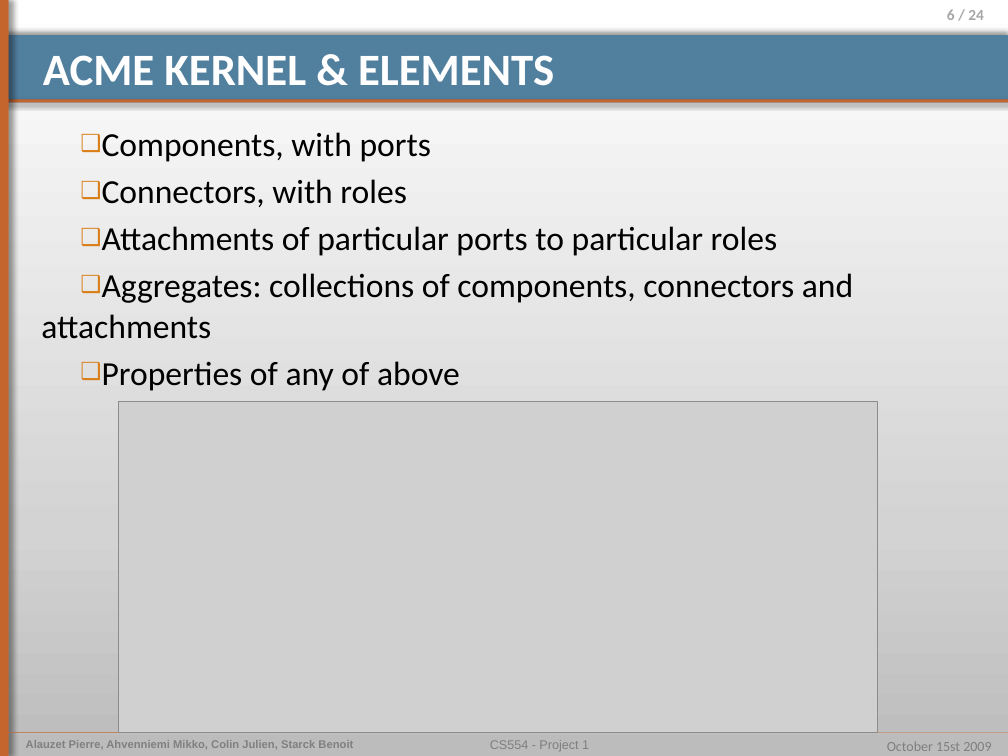
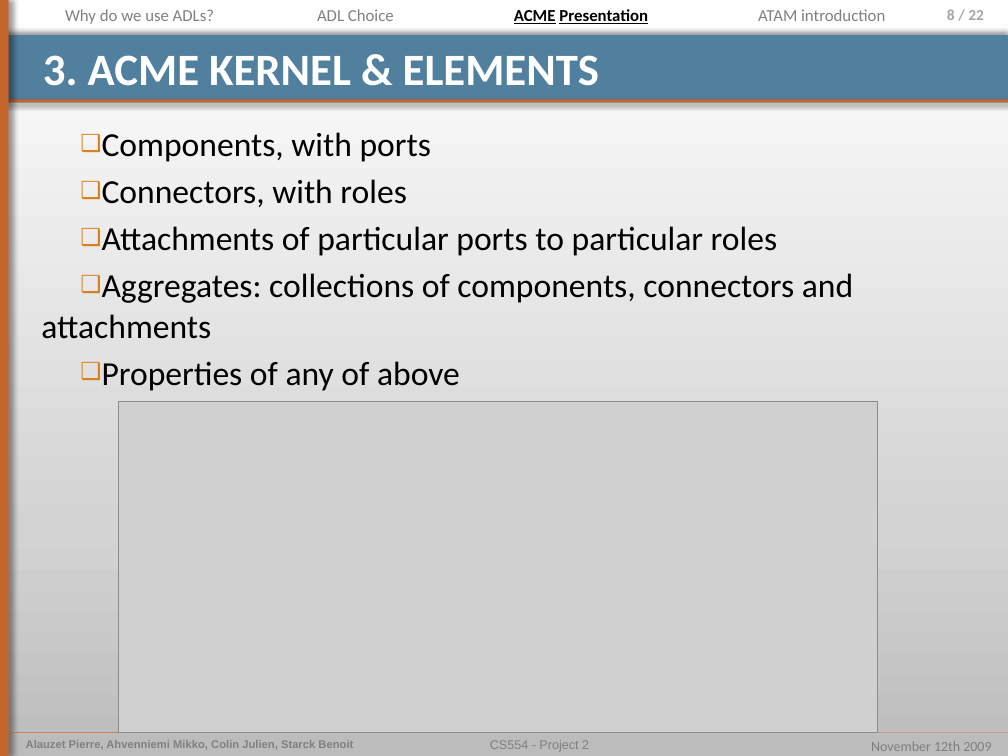
Before and after one commit to pierrealauzet/euroteam, a slide deck: slide 8 of Project 2/Part1/CS554_EuroTeam_Project2_OP4.pptx (slide 6 before the commit). Drawn at 1008x756 pixels with LibreOffice and Linux fonts; fonts in the diff are those of the drawing; grey boxes stand for pictures. Boxes give left, top, right and bottom in pixels: in the first picture for what was removed or moved away, otherwise in the second. Text is boxed around its words. In the diff, an @@ line names an element or a change of style, - is before the commit and + after.

```diff
--- a/Project 2/Part1/CS554_EuroTeam_Project2_OP4.pptx
+++ b/Project 2/Part1/CS554_EuroTeam_Project2_OP4.pptx
@@ text added at (x1=65, y1=9, x2=214, y2=24), 12 pt, text #808080 @@
+Why do we use ADLs?
@@ text added at (x1=317, y1=9, x2=394, y2=21), 12 pt, text #808080 @@
+ADL Choice
@@ text added at (x1=514, y1=9, x2=648, y2=24), 12 pt, text #000000, bold, underline @@
+ACME Presentation
@@ text added at (x1=758, y1=9, x2=885, y2=21), 12 pt, text #808080 @@
+ATAM introduction
@@ page number at (x1=947, y1=9, x2=984, y2=20): text changed @@
-6 / 24
+8 / 22
@@ title at (x1=43, y1=55, x2=599, y2=86): text changed @@
-ACME KERNEL & ELEMENTS
+3. ACME KERNEL & ELEMENTS
@@ text at (x1=490, y1=740, x2=589, y2=751): text changed @@
-CS554 - Project 1
+CS554 - Project 2
@@ text at (x1=871, y1=741, x2=991, y2=751): text changed @@
-October 15st 2009
+November 12th 2009
```
Also in this commit, not shown: 17 other slides changed, 2 slides added, 1 other file.
